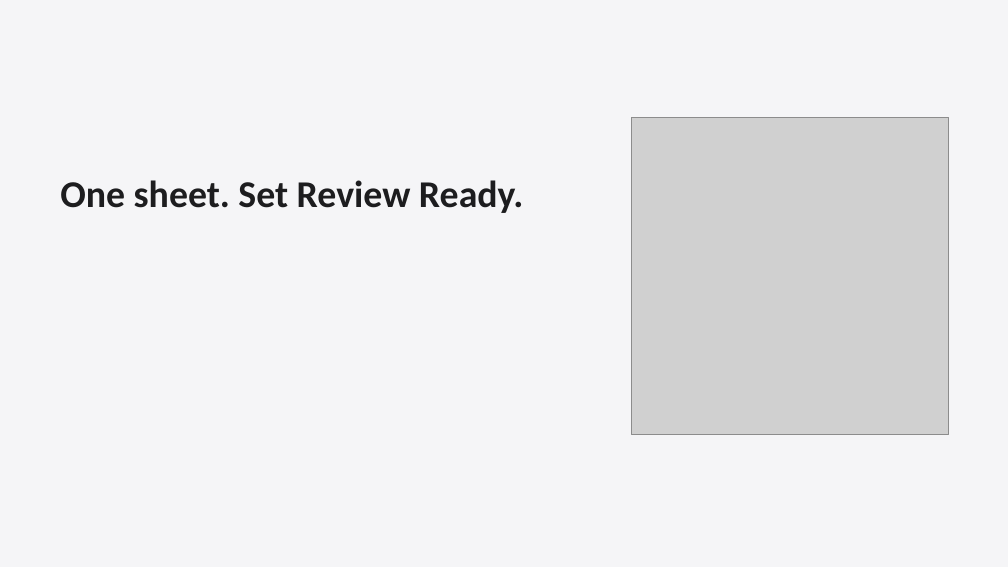
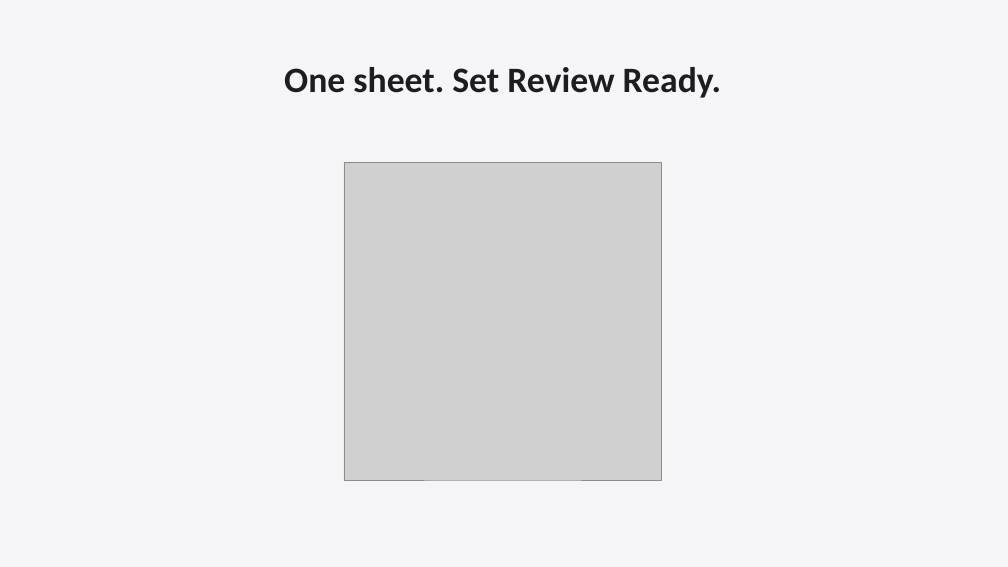
Before and after one commit to shangeethsivan/shangeethsivan.github.io, a slide deck: slide 14 of talks/shipaton-kug-chennai-2026/shipaton-kug-chennai-2026.pptx (slide 7 before the commit). Drawn at 1008x567 pixels with LibreOffice and Linux fonts; fonts in the diff are those of the drawing; grey boxes stand for pictures. Boxes give left, top, right and bottom in pixels: in the first picture for what was removed or moved away, otherwise in the second. Text is boxed around its words. In the diff, an @@ line names an element or a change of style, - is before the commit and + after.

Commit message:
Expand the Shipaton keynote to eighteen centered white slides.
Adds recipe graphics, product examples, and the KUG banner so the HTML, PPTX, and PDF match before review.

```diff
--- a/talks/shipaton-kug-chennai-2026/shipaton-kug-chennai-2026.pptx
+++ b/talks/shipaton-kug-chennai-2026/shipaton-kug-chennai-2026.pptx
@@ text "One sheet. Set Review Ready.": place and size @@
-text "One sheet. Set Review Ready." at (60,180,523,213)
+text "One sheet. Set Review Ready." at (284,67,721,98)
@@ text "One sheet. Set Review Ready." at (284,67,721,98): size 36 to 34 pt; alignment left to centre @@
@@ picture: place and size @@
-picture at (631,117,949,435)
+picture at (344,163,662,480)
```
Also in this commit, not shown: 8 other slides changed, 8 slides added, 4 other files.
